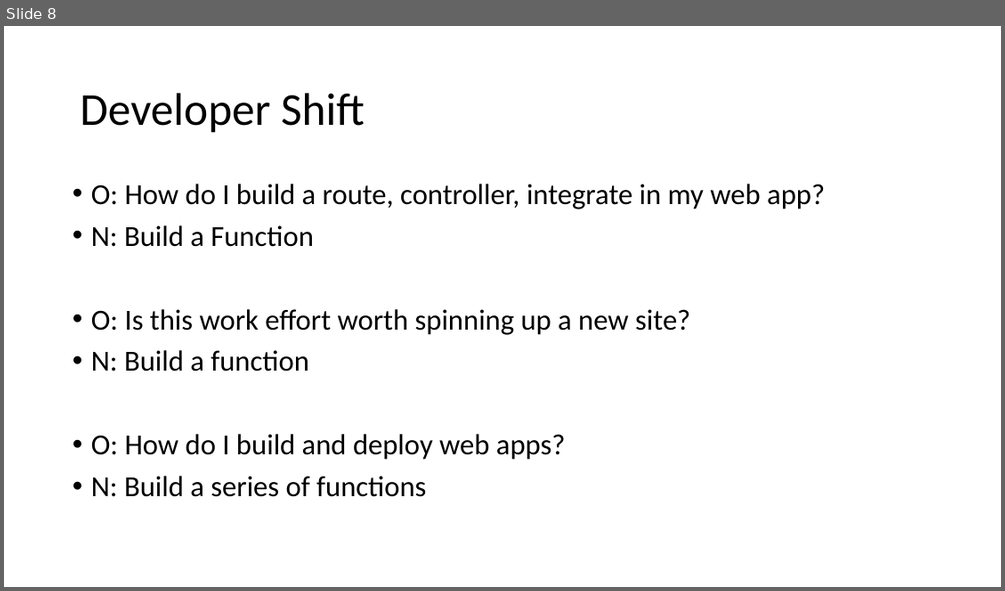
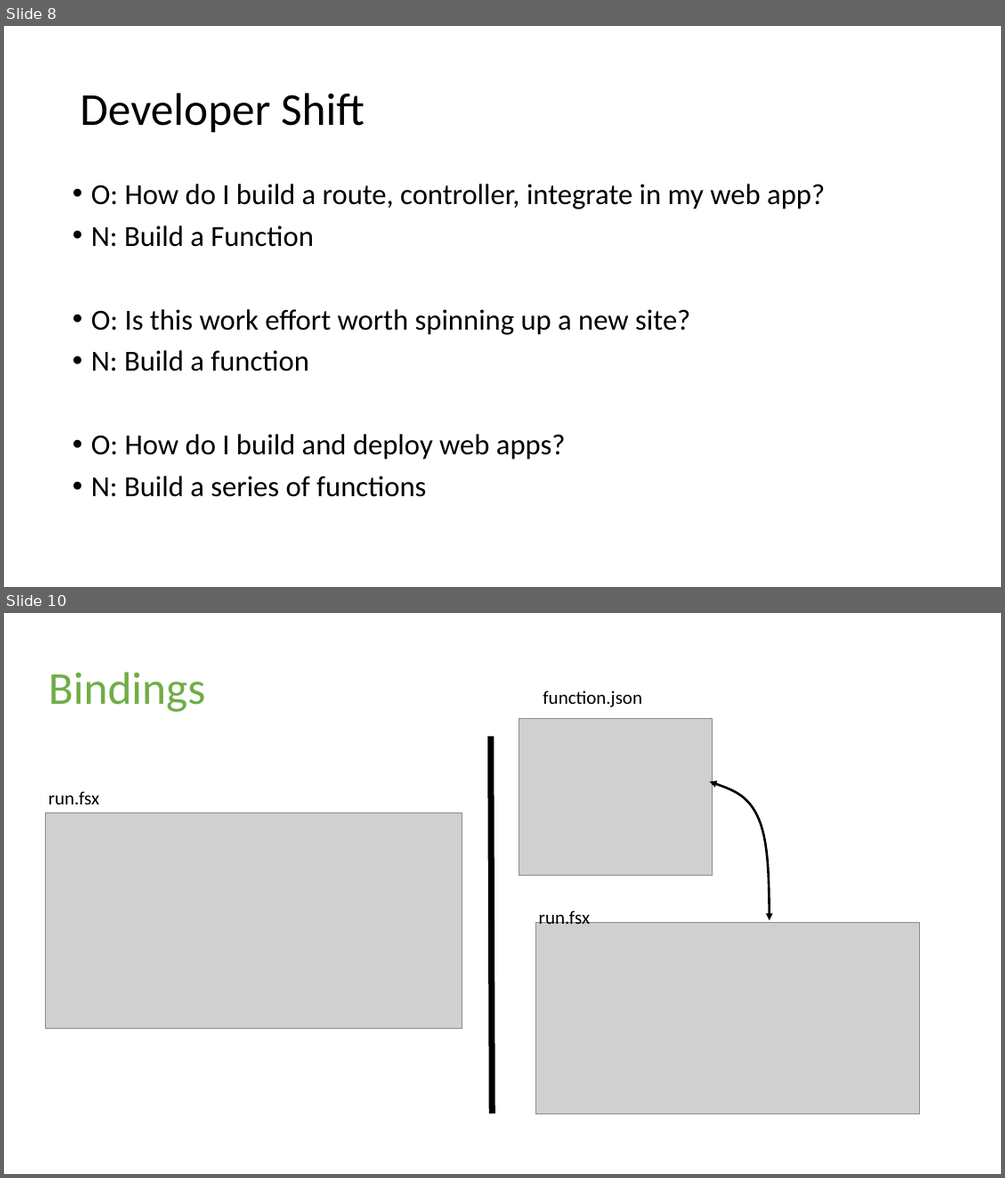
Before and after one commit to jamessdixon/Trinug.MainMeeting.March2017, a slide deck: Presentation/AzureFunctions.pptx. Shown one above the other, each under a label of ours: slide 8 before the commit, slides 8 and 10 after it; the slides between them are not shown. The pictures are 1005x591 and 1005x1178 pixels, drawn with LibreOffice and Linux fonts; fonts in the diff are those of the drawing; grey boxes stand for pictures. Boxes give left, top, right and bottom in pixels: in the first picture for what was removed or moved away, otherwise in the second. Text is boxed around its words. In the diff, an @@ line names an element or a change of style, - is before the commit and + after.

```diff
--- a/Presentation/AzureFunctions.pptx
+++ b/Presentation/AzureFunctions.pptx
@@ slide 10 added at [4, 613, 1001, 1174], background #FFFFFF @@
@@ title added at [48, 672, 205, 712], 44 pt, text #70AD47 @@
+Bindings
@@ text added at [542, 690, 642, 707], 18 pt, text #000000 @@
+function.json
@@ picture added at [519, 718, 712, 875] @@
@@ line added from (491, 737) to (493, 1113), #000000 6 pt @@
@@ text added at [48, 791, 99, 804], 18 pt, text #000000 @@
+run.fsx
@@ freeform shape added at [710, 781, 769, 919], outline #000000 2.25 pt @@
@@ picture added at [45, 812, 461, 1028] @@
@@ picture added at [535, 923, 919, 1113] @@
@@ text added at [539, 908, 590, 924], 18 pt, text #000000 @@
+run.fsx
```
Also in this commit, not shown: 3 slides changed, 3 other slides added, 1 slide removed.
